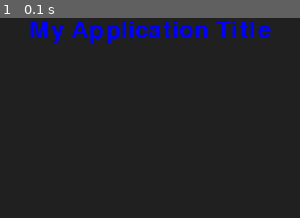
Above: before the commit, frame 1.
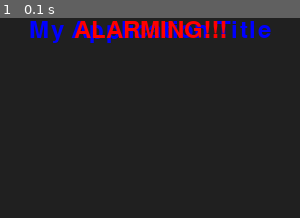
Above: after the commit, the same moment.

Repository: danstoner/python_experiments
Game: pygame game, started from PiTFT/alert_and_button.py
The game is run twice, just before and just after one commit, with the same random seed, the same clock (stepped at 60 frames per second) and the same inputs. The source is Python 2; it was converted automatically to run under Python 3.
Inputs:
- Up to frame 1 (0.1 s): no input

The runs differ from the first frame. In frame 1, 2.5% of the frame differs, in the area x 24-76%, y 1-10%.

Commit message:
progress. now can see red Alerting.

Diff:
--- a/PiTFT/alert_and_button.py
+++ b/PiTFT/alert_and_button.py
@@ -58,7 +58,14 @@
 def repeat_alarm(alarming):
     alarm_state = alarming
     text = font.render("ALARMING!!!", 1, RED)
-    background.blit(text,textpos)
+    textpos = text.get_rect()
+    textpos.centerx = background.get_rect().centerx
+    background.blit(text, textpos)
+    window.blit(background, (0, 0))
+
+#    background.blit(text,textpos)
+    pygame.display.update()
+
     # put the process to sleep to share CPU and reduce resource consumption while idling
 
     while alarm_state:
@@ -71,8 +78,8 @@
         # stop alarm on click touch or keypress
             if (event.type == pygame.MOUSEBUTTONDOWN) or (event.type == pygame.KEYDOWN):
                 alarm_state = False
-            if alarm_state:
-                pygame.time.wait(15)  # time in ms
+        if alarm_state:
+            pygame.time.wait(15)  # time in ms
     return alarm_state
 
 # Default application state
